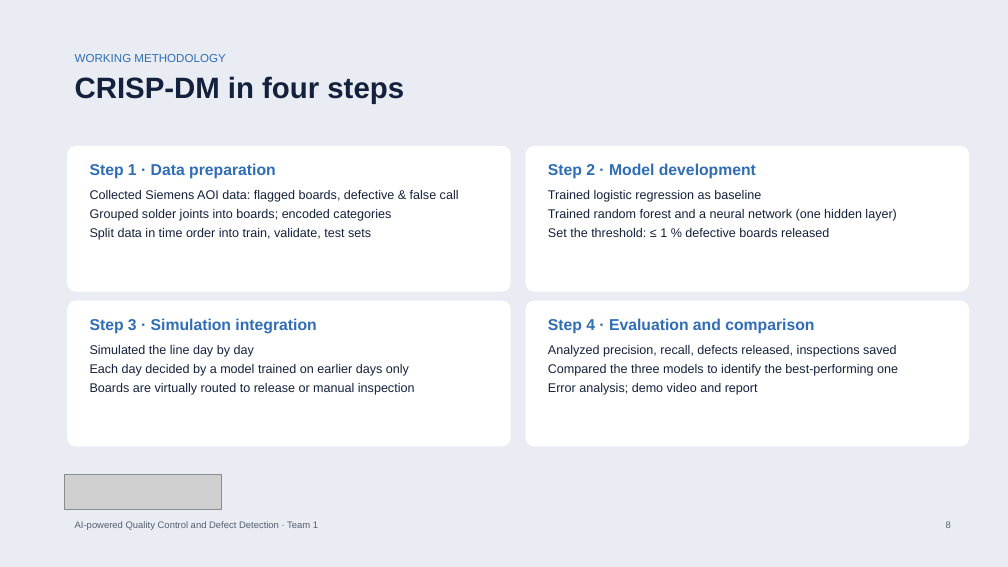
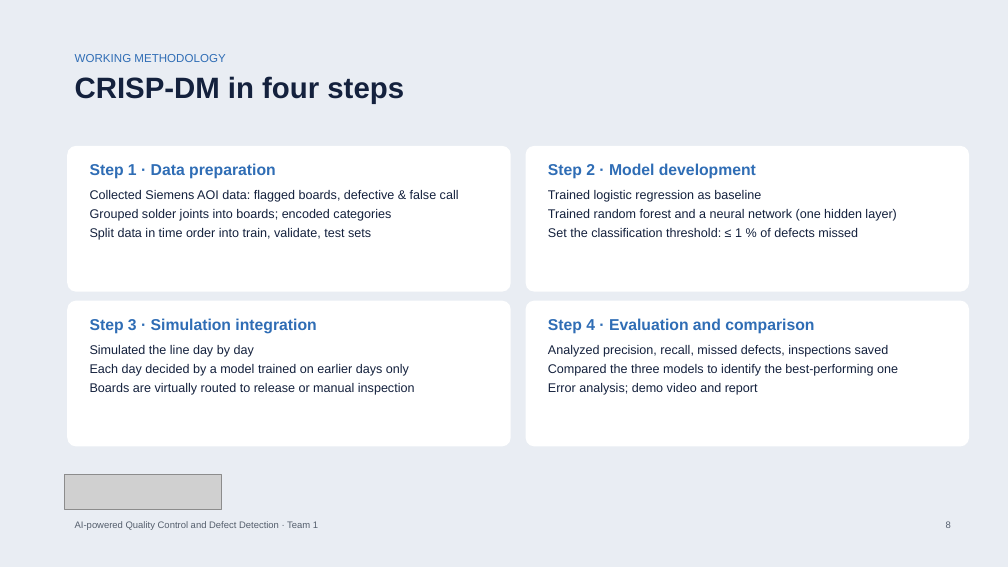
Before and after one commit to bodhi584/aoi-decision-gate, a slide deck: slide 8 of docs/slides_revised_topic.pptx. Drawn at 1008x567 pixels with LibreOffice and Linux fonts; fonts in the diff are those of the drawing; grey boxes stand for pictures. Boxes give left, top, right and bottom in pixels: in the first picture for what was removed or moved away, otherwise in the second. Text is boxed around its words. In the diff, an @@ line names an element or a change of style, - is before the commit and + after.

Commit message:
Standard terms: binary classification of AOI alarms (true defect or false call)

```diff
--- a/docs/slides_revised_topic.pptx
+++ b/docs/slides_revised_topic.pptx
@@ text at (548,228,858,237): text changed @@
-Set the threshold: ≤ 1 % defective boards released
+Set the classification threshold: ≤ 1 % of defects missed
@@ text at (548,345,889,357): text changed @@
-Analyzed precision, recall, defects released, inspections saved
+Analyzed precision, recall, missed defects, inspections saved
```
Also in this commit, not shown: 10 other slides changed, 19 other files.
